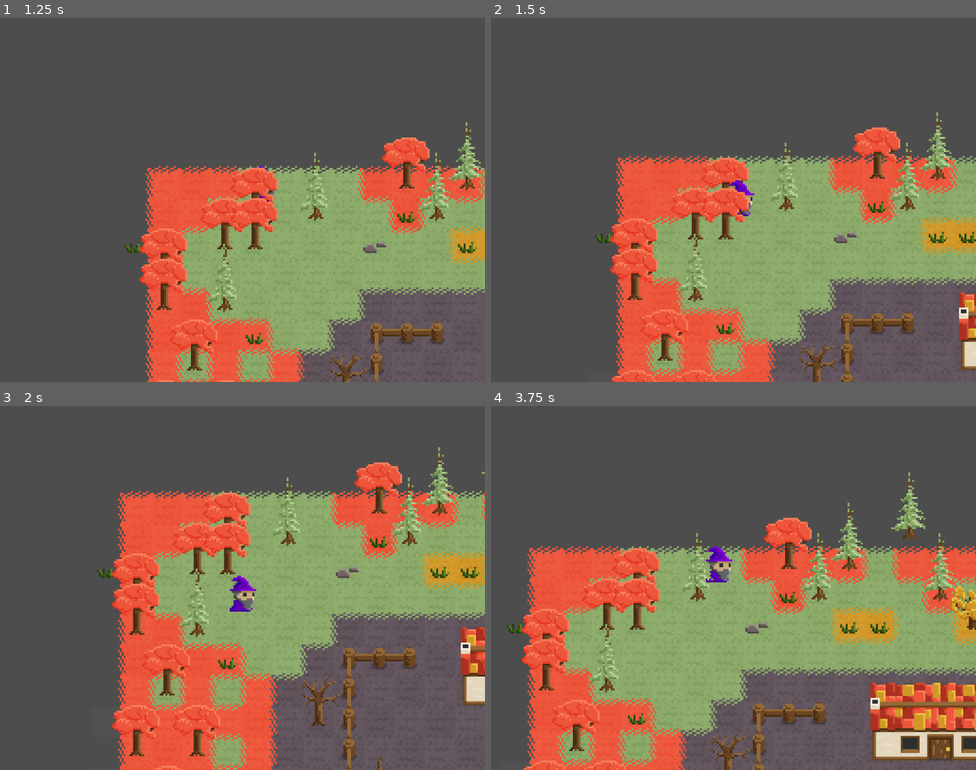
Above: before the commit, frames 1-4 (two rows, left to right).
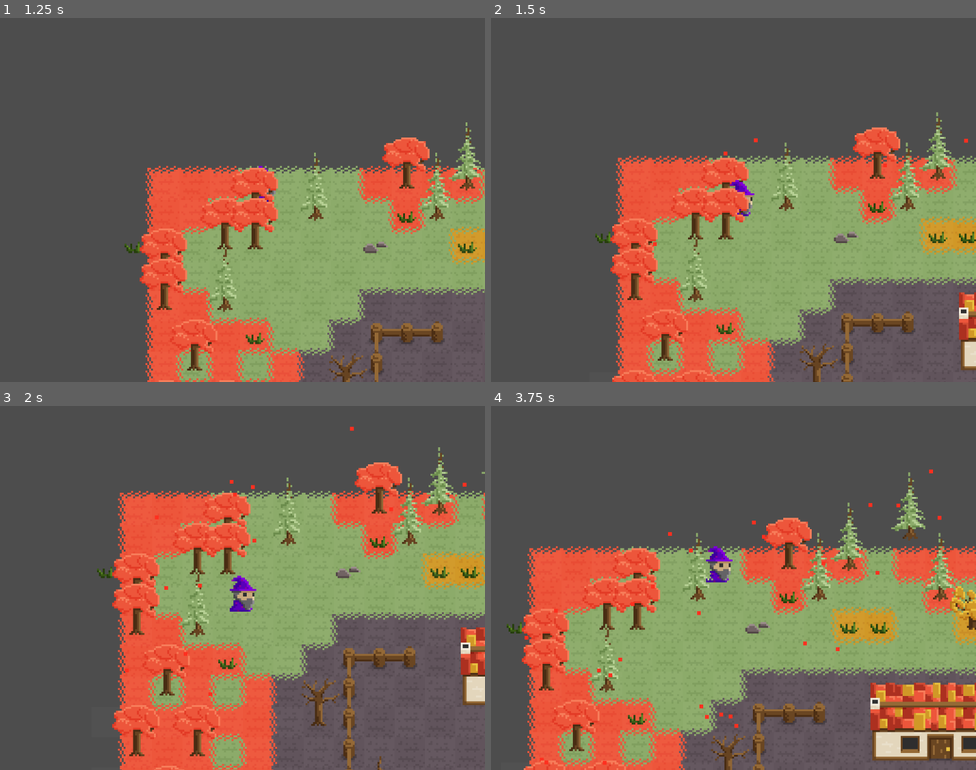
Above: after the commit, the same moments.

Repository: Pro1d/EchoesOfAmber
Game: Godot game, scene res://scenes/world.tscn
The game is run twice, just before and just after one commit, with the same random seed, the same clock (stepped at 60 frames per second) and the same inputs.
Inputs:
- Up to frame 1 (1.25 s): tap Enter at 0.5 s; hold D (move_right) from 0.53 s (still down); hold E (attract_leaves, bound only after the commit) from 0.53 s (still down)
- Up to frame 2 (1.5 s): release D (move_right) at 1.28 s; release E (attract_leaves, bound only after the commit) at 1.28 s; hold S (move_down) from 1.28 s (still down); tap E (attract_leaves, bound only after the commit) at 1.35 s
- Up to frame 3 (2 s): keep holding S (move_down)
- Up to frame 4 (3.75 s): release S (move_down) at 2.03 s; hold D (move_right) 2.03-2.78 s; hold E (attract_leaves, bound only after the commit) 2.03-2.78 s; hold W (move_up) 2.78-3.53 s; tap E (attract_leaves, bound only after the commit) at 2.85 s; hold A (move_left) from 3.53 s (still down); hold E (attract_leaves, bound only after the commit) from 3.53 s (still down)

Frame 1 is identical in both runs. In frame 2, less than 0.1% of the frame differs, in the area x 33-99%, y 33-63%; in frame 3, 0.1%; in frame 4, 0.3%, in the area x 6-93%, y 17-99%.

Commit message:
Add falling leaves

Diff:
--- a/project.godot
+++ b/project.godot
@@ -97,6 +97,11 @@
 , Object(InputEventKey,"resource_local_to_scene":false,"resource_name":"","device":-1,"window_id":0,"alt_pressed":false …(186 unchanged characters)…
 ]
 }
+attract_leaves={
+"deadzone": 0.5,
+"events": [Object(InputEventKey,"resource_local_to_scene":false,"resource_name":"","device":-1,"window_id":0,"alt_pressed":false,"shift_pressed":false,"ctrl_pressed":false,"meta_pressed":false,"pressed":false,"keycode":0,"physical_keycode":69,"key_label":0,"unicode":101,"location":0,"echo":false,"script":null)
+]
+}
 
 [layer_names]
 
--- a/resources/tileset.tres
+++ b/resources/tileset.tres
@@ -18,14 +18,17 @@
 0:8/0 = 0
 0:8/0/texture_origin = Vector2i(0, 16)
 0:8/0/physics_layer_0/polygon_0/points = PackedVector2Array(-2, 0, 2, 0, 3, 2.5, 2, 5, -2, 5, -3, 2.5)
+0:8/0/custom_data_0 = "red"
 3:8/size_in_atlas = Vector2i(3, 3)
 3:8/0 = 0
 3:8/0/texture_origin = Vector2i(0, 16)
 3:8/0/physics_layer_0/polygon_0/points = PackedVector2Array(-2, 0, 2, 0, 3, 2.5, 2, 5, -2, 5, -3, 2.5)
+3:8/0/custom_data_0 = "green"
 6:8/size_in_atlas = Vector2i(3, 3)
 6:8/0 = 0
 6:8/0/texture_origin = Vector2i(0, 16)
 6:8/0/physics_layer_0/polygon_0/points = PackedVector2Array(-2, 0, 2, 0, 3, 2.5, 2, 5, -2, 5, -3, 2.5)
+6:8/0/custom_data_0 = "yellow"
 0:5/size_in_atlas = Vector2i(3, 3)
 0:5/0 = 0
 0:5/0/texture_origin = Vector2i(0, 16)
@@ -105,4 +108,6 @@
 
 [resource]
 physics_layer_0/collision_layer = 1
+custom_data_layer_0/name = "spawner"
+custom_data_layer_0/type = 4
 sources/0 = SubResource("TileSetAtlasSource_hsnjc")
--- a/scenes/dev/leaves_dev.tscn
+++ b/scenes/dev/leaves_dev.tscn
@@ -1,28 +1,12 @@
-[gd_scene load_steps=3 format=3 uid="uid://cq0dnynevu1rf"]
+[gd_scene load_steps=2 format=3 uid="uid://cq0dnynevu1rf"]
 
 [ext_resource type="PackedScene" uid="uid://ci2t4q6c7pt6d" path="res://scenes/world.tscn" id="1_j846b"]
-[ext_resource type="PackedScene" uid="uid://d1gxgkkfwfv1j" path="res://scenes/leave.tscn" id="2_cssdu"]
 
 [node name="LeavesDev" type="Node2D"]
 
 [node name="World" parent="." instance=ExtResource("1_j846b")]
 
-[node name="Leave" parent="World/WorldTileMapLayer" index="1" instance=ExtResource("2_cssdu")]
-position = Vector2(86, -39)
-
-[node name="Leave3" parent="World/WorldTileMapLayer" index="2" instance=ExtResource("2_cssdu")]
-position = Vector2(-78, 54)
-
-[node name="Leave4" parent="World/WorldTileMapLayer" index="3" instance=ExtResource("2_cssdu")]
-position = Vector2(39, 51)
-
-[node name="Leave5" parent="World/WorldTileMapLayer" index="4" instance=ExtResource("2_cssdu")]
-position = Vector2(24, -63)
-
-[node name="Leave6" parent="World/WorldTileMapLayer" index="5" instance=ExtResource("2_cssdu")]
-position = Vector2(-67, 11)
-
-[node name="Leave2" parent="World/WorldTileMapLayer" index="6" instance=ExtResource("2_cssdu")]
-position = Vector2(-52, -43)
+[node name="LeavesSpawner" type="Node2D" parent="World"]
+position = Vector2(135, 89)
 
 [editable path="World"]
--- a/scenes/leave.tscn
+++ b/scenes/leave.tscn
@@ -8,17 +8,24 @@
 
 [node name="Leave" type="RigidBody2D"]
 collision_layer = 4
-collision_mask = 5
+collision_mask = 0
 linear_damp = 1.0
 script = ExtResource("1_gjxgv")
 
 [node name="CollisionShape2D" type="CollisionShape2D" parent="."]
+scale = Vector2(0.128, 0.128)
 shape = SubResource("CircleShape2D_gkaol")
 
+[node name="Polygon2D" type="Polygon2D" parent="."]
+color = Color(1, 0.18538, 0.122229, 1)
+polygon = PackedVector2Array(1, -1, 1, 1, -1, 1, -1, -1)
+
 [node name="AnimatedSprite2D" type="AnimatedSprite2D" parent="."]
-position = Vector2(0, 24)
+visible = false
+position = Vector2(-5, -3)
+scale = Vector2(0.25, 0.25)
 sprite_frames = ExtResource("2_b70pu")
 animation = &"0"
 autoplay = "0"
 centered = false
-offset = Vector2(-8, -32)
+offset = Vector2(-8, -8)
--- /dev/null
+++ b/scenes/spawner.tscn
@@ -0,0 +1,6 @@
+[gd_scene load_steps=2 format=3 uid="uid://crl1rdrigfbw7"]
+
+[ext_resource type="Script" path="res://scripts/spawner.gd" id="1_868jo"]
+
+[node name="Spawner" type="Node2D"]
+script = ExtResource("1_868jo")
--- a/scripts/leave.gd
+++ b/scripts/leave.gd
@@ -1,19 +1,66 @@
 extends RigidBody2D
 class_name Leave
 
-var attraction_point: Node2D = null
+@onready var sprite : Node2D =  $Polygon2D
+var attraction_point: Node2D =  null
+var elevation_z              : float = 16 # 0 = ground
+var leave_gravity  := 10 # px/s
+var type: String   =  'red' # red, green, yellow
+
+# Leave dying on ground mechanic
+var current_time_on_ground := 0.0 # seconds
+var max_time_on_ground := 2.0 # seconds
+
+# Into bag mechanic
+# total amount of time the leave stayed close to the player
+var total_time_close_to_attraction_point := 0.0
+var max_time_close_to_attaction_point := 1.0
+var attraction_point_close_distance := 8.0
+
+# Offsets to break homogeneity
+var lateral_offset : float = 0 # random offset
+var lateral_movement_speed_factor : float = 1
+var lateral_movement_amplitude_factor : float = 1
 
 func _ready() -> void:
-	pass
+	lateral_offset = randf_range(0, 3.14)
+	lateral_movement_speed_factor = randf_range(0.7, 1.3)
+	lateral_movement_amplitude_factor = randf_range(0.8, 1.5)
+
+func _process(delta: float) -> void:
+	sprite.position.y = -elevation_z
+
+	if elevation_z != 0:
+		var speed := Time.get_ticks_msec() * 0.005 * lateral_movement_speed_factor
+		var amplitude := 0.1 * lateral_movement_amplitude_factor
+		sprite.position.x += sin( speed + lateral_offset) * amplitude
+
+	# Leave dying on ground mechanic
+	if elevation_z == 0 and attraction_point == null:
+		current_time_on_ground += delta
+
+	# Leave into player bag mechanic
+	if attraction_point != null:
+		var distance := (global_position - attraction_point.global_position).length()
+		if distance <= attraction_point_close_distance:
+			total_time_close_to_attraction_point += delta
+
+	else:
+#		print("its 0 now baby")
+		total_time_close_to_attraction_point = 0.0
+
+	if total_time_close_to_attraction_point >= max_time_close_to_attaction_point:
+		# TODO: animation de jump into bag de la feuille
+		queue_free()
+
+	if current_time_on_ground >= max_time_on_ground:
+		# TODO: animation de mort de la feuille
+		queue_free()
 
 
-func _process(_delta: float) -> void:
-	pass
-
-
-func _physics_process(_delta: float) -> void:
+func _physics_process(delta: float) -> void:
 	if attraction_point != null:
-		# TODO : change the vector in function of the distance
+		# TODO : faire varier la hauteur de manière un peu aléatoire
 		var target := attraction_point.global_position
 		var pull_vector := (target - global_position).normalized()
 		var tangent := Vector2(-pull_vector.y, pull_vector.x)
@@ -25,8 +72,8 @@
 		apply_central_force(pull_vector * pull_force)
 		apply_central_force(tangent * tangential_force)
 	else:
+		self.elevation_z = maxf(0, self.elevation_z - (delta * leave_gravity))
 		pass
-
 
 func set_attraction_point(obj: Node2D) -> void:
 	attraction_point = obj
--- a/scripts/player.gd
+++ b/scripts/player.gd
@@ -17,7 +17,7 @@
 	)
 
 	velocity = velocity.move_toward(command.normalized() * SPEED, ACCEL)
-
+	leaves_attraction_area.monitoring = Input.is_action_pressed('attract_leaves')
 	move_and_slide()
 
 func _on_leave_entered_area(body: Leave) -> void:
@@ -32,4 +32,3 @@
 		return
 
 	body.set_attraction_point(null)
-	print("leave exited " + body.name)
--- /dev/null
+++ b/scripts/spawner.gd
@@ -0,0 +1,37 @@
+extends Node2D
+class_name Spawner
+
+
+@onready var leave_resource := preload('res://scenes/leave.tscn')
+
+var spawn_period := 1.5 # leaves / second
+var max_alive_leaves := 10 # max alive entities
+var type : String = 'red'
+var elapsed : float = 0.0
+var spawned_entities := []
+var spawn_period_offset : float = 0.0
+
+var spawn_offset_range : float = 16
+
+func _ready() -> void:
+	spawn_period_offset = randf_range(-0.3, 0.3)
+
+func _process(delta: float) -> void:
+	elapsed += delta
+
+	var real_period := spawn_period + spawn_period_offset
+
+	if elapsed >= real_period and len(spawned_entities) < max_alive_leaves:
+		var leave : Leave = leave_resource.instantiate()
+		leave.type = self.type
+		leave.elevation_z = 32
+		leave.global_position = self.global_position + Vector2(
+			randf_range(-spawn_offset_range, spawn_offset_range),
+			randf_range(-spawn_offset_range, spawn_offset_range)
+		)
+		Config.root_2d.add_child(leave)
+		spawned_entities.append(leave)
+		elapsed = 0
+
+	# Remove dead entities from the list
+	self.spawned_entities = self.spawned_entities.filter(func(e: Leave) -> bool: return is_instance_valid(e));
--- a/scripts/world_tile_map.gd
+++ b/scripts/world_tile_map.gd
@@ -1,5 +1,20 @@
 class_name WorldTileMap
 extends TileMapLayer
 
+@onready var leaves_spawner := preload('res://scenes/spawner.tscn')
+
 func _enter_tree() -> void:
 	Config.root_2d = self
+
+func _ready() -> void:
+	for cell in self.get_used_cells():
+		var tile_data := self.get_cell_tile_data(cell)
+		var spawner_type : String = tile_data.get_custom_data("spawner")
+
+		if spawner_type == null or spawner_type == '':
+			continue
+
+		var spawner : Spawner = leaves_spawner.instantiate()
+		spawner.type = spawner_type
+		spawner.global_position = to_global(map_to_local(cell))
+		add_child(spawner)
Not shown: 1 places in resources/tileset.tres that only renumber resources
Not shown: 1 places in scenes/leave.tscn that only renumber resources
